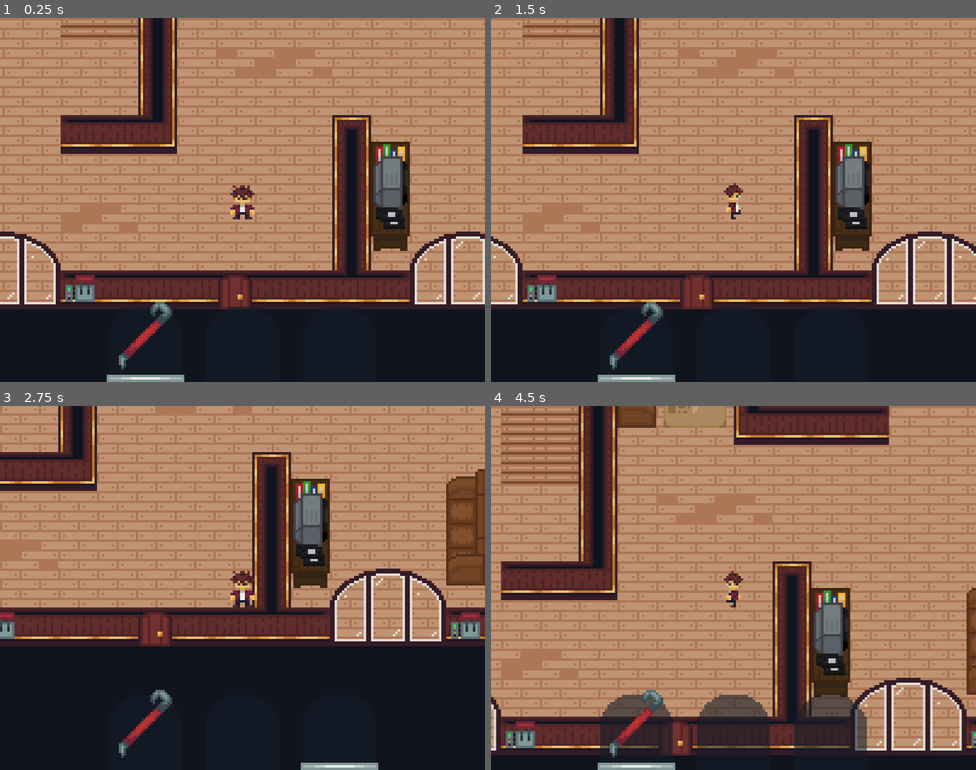
Above: before the commit, frames 1-4 (two rows, left to right).
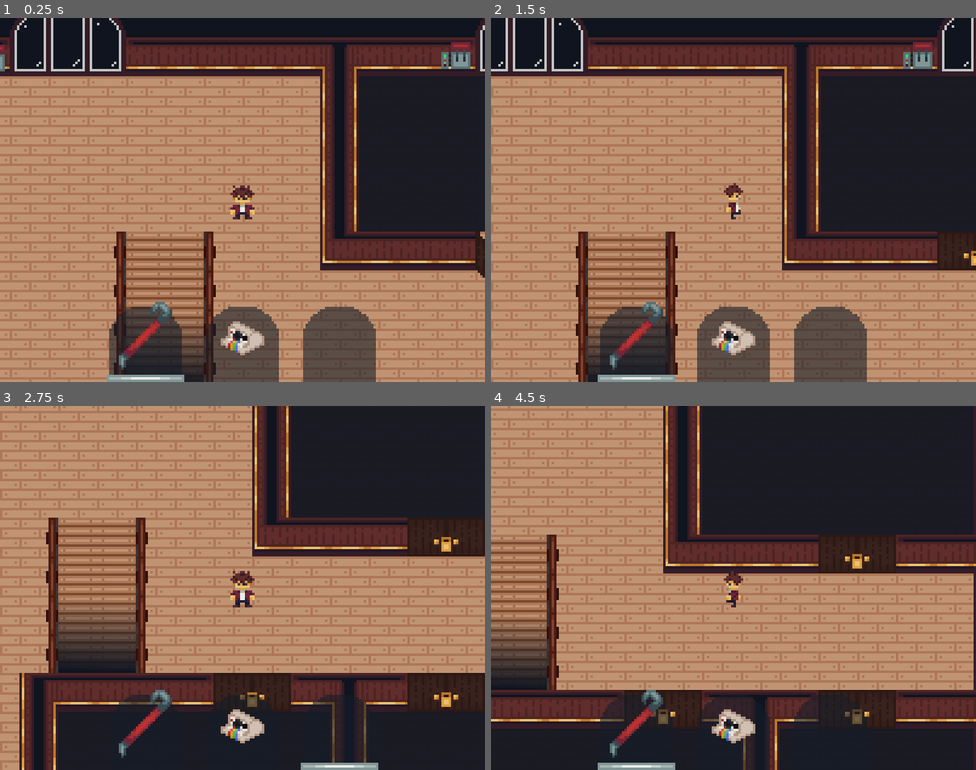
Above: after the commit, the same moments.

Repository: Portalyst/afraid-of-wolves
Game: Godot game, scene res://scenes/level.tscn
Two runs of this game, one before a commit and one after it. Both use one fixed random seed, a clock stepped at 60 frames per second and the inputs below.
Inputs (mouse positions are in pixels of both pictures, inside the frame that each line leads up to):
- Up to frame 1 (0.25 s): no input
- Up to frame 2 (1.5 s): click (636, 341) at 0.52 s; hold D (right) from 1.28 s (still down); tap 1 (1) at 1.35 s
- Up to frame 3 (2.75 s): tap 2 (2) at 1.55, 2.1 s; release D (right) at 2.03 s; hold S (down) from 2.03 s (still down); tap 3 (3) at 2.3 s
- Up to frame 4 (4.5 s): release S (down) at 2.78 s; hold D (right) 2.78-3.53 s; tap 3 (3) at 2.85 s; tap Space (use) at 3.05, 3.6 s; hold W (up) 3.53-4.28 s; tap 1 (1) at 3.8, 4.35 s; hold A (left) from 4.28 s (still down)

The runs differ from the first frame. In frame 1, 69% of the frame differs, in the area x 0-100%, y 0-100%; in frame 2, 72%; in frame 3, 71%; in frame 4, 79%.

Commit message:
small update
u can't see lenny in other rooms now
+ added some decorations

Diff:
--- a/scenes/double_door.tscn
+++ b/scenes/double_door.tscn
@@ -389,7 +389,7 @@
 
 [node name="AnimatedSprite2D" type="AnimatedSprite2D" parent="." unique_id=735103022]
 sprite_frames = SubResource("SpriteFrames_fmo56")
-animation = &"open_down_0"
+animation = &"close_down_0"
 
 [node name="CollisionShape2D" type="CollisionShape2D" parent="." unique_id=126597316]
 shape = SubResource("RectangleShape2D_s7c6u")
--- /dev/null
+++ b/scenes/flash.tscn
@@ -0,0 +1,21 @@
+[gd_scene format=3 uid="uid://d3xrxvwgvubrg"]
+
+[ext_resource type="Script" uid="uid://cn5qxv5oxsbhw" path="res://scripts/flash.gd" id="1_b55rt"]
+[ext_resource type="Texture2D" uid="uid://doyog766ocx38" path="res://sprites/tools/polaroid/flash.png" id="1_ywdqv"]
+
+[sub_resource type="RectangleShape2D" id="RectangleShape2D_g4v7s"]
+size = Vector2(48, 48)
+
+[node name="flash" type="Area2D" unique_id=1665155478]
+script = ExtResource("1_b55rt")
+
+[node name="CollisionShape2D" type="CollisionShape2D" parent="." unique_id=2066698712]
+shape = SubResource("RectangleShape2D_g4v7s")
+
+[node name="Flash" type="Sprite2D" parent="." unique_id=2089248521]
+position = Vector2(-5, -3)
+texture = ExtResource("1_ywdqv")
+centered = false
+
+[connection signal="body_entered" from="." to="." method="_on_body_entered"]
+[connection signal="body_exited" from="." to="." method="_on_body_exited"]
--- a/scenes/john.tscn
+++ b/scenes/john.tscn
@@ -5,6 +5,8 @@
 [ext_resource type="Texture2D" uid="uid://mf1rk7ora7q3" path="res://sprites/tools/shadow.png" id="3_af6mu"]
 [ext_resource type="Texture2D" uid="uid://cqbmvcpqua3ym" path="res://sprites/tools/select.png" id="4_oigdq"]
 [ext_resource type="Texture2D" uid="uid://l0ovxavdoymg" path="res://sprites/tools/crowbar/crowbar.png" id="5_fsnvj"]
+[ext_resource type="Texture2D" uid="uid://cb1j7wjhvkxgd" path="res://sprites/tools/polaroid/noflash.png" id="6_w7w2l"]
+[ext_resource type="Texture2D" uid="uid://b40f82b10rkkd" path="res://sprites/tools/polaroid/withflash.png" id="7_f28jw"]
 
 [sub_resource type="AtlasTexture" id="AtlasTexture_r0ebv"]
 atlas = ExtResource("1_uxisy")
@@ -165,7 +167,7 @@
 "duration": 1.0,
 "texture": SubResource("AtlasTexture_vyojm")
 }],
-"loop": true,
+"loop": 1,
 "name": &"fastrun_d",
 "speed": 5.0
 }, {
@@ -182,7 +184,7 @@
 "duration": 1.0,
 "texture": SubResource("AtlasTexture_jdx0j")
 }],
-"loop": true,
+"loop": 1,
 "name": &"fastrun_l",
 "speed": 5.0
 }, {
@@ -199,7 +201,7 @@
 "duration": 1.0,
 "texture": SubResource("AtlasTexture_ku0iy")
 }],
-"loop": true,
+"loop": 1,
 "name": &"fastrun_r",
 "speed": 5.0
 }, {
@@ -216,7 +218,7 @@
 "duration": 1.0,
 "texture": SubResource("AtlasTexture_t1645")
 }],
-"loop": true,
+"loop": 1,
 "name": &"fastrun_u",
 "speed": 5.0
 }, {
@@ -233,7 +235,7 @@
 "duration": 1.0,
 "texture": SubResource("AtlasTexture_fsnvj")
 }],
-"loop": true,
+"loop": 1,
 "name": &"idle",
 "speed": 5.0
 }, {
@@ -250,7 +252,7 @@
 "duration": 1.0,
 "texture": SubResource("AtlasTexture_5sr6c")
 }],
-"loop": true,
+"loop": 1,
 "name": &"run_d",
 "speed": 5.0
 }, {
@@ -267,7 +269,7 @@
 "duration": 1.0,
 "texture": SubResource("AtlasTexture_umru3")
 }],
-"loop": true,
+"loop": 1,
 "name": &"run_l",
 "speed": 5.0
 }, {
@@ -284,7 +286,7 @@
 "duration": 1.0,
 "texture": SubResource("AtlasTexture_xmxqb")
 }],
-"loop": true,
+"loop": 1,
 "name": &"run_r",
 "speed": 5.0
 }, {
@@ -301,7 +303,7 @@
 "duration": 1.0,
 "texture": SubResource("AtlasTexture_5361c")
 }],
-"loop": true,
+"loop": 1,
 "name": &"run_u",
 "speed": 5.0
 }]
@@ -309,6 +311,25 @@
 [sub_resource type="CapsuleShape2D" id="CapsuleShape2D_oigdq"]
 radius = 4.0
 height = 14.0
+
+[sub_resource type="SpriteFrames" id="SpriteFrames_g4v7s"]
+animations = [{
+"frames": [{
+"duration": 1.0,
+"texture": ExtResource("6_w7w2l")
+}],
+"loop": 1,
+"name": &"noflash",
+"speed": 5.0
+}, {
+"frames": [{
+"duration": 1.0,
+"texture": ExtResource("7_f28jw")
+}],
+"loop": 1,
+"name": &"withflash",
+"speed": 5.0
+}]
 
 [sub_resource type="RectangleShape2D" id="RectangleShape2D_oigdq"]
 size = Vector2(96, 88)
@@ -387,11 +408,18 @@
 position = Vector2(60, 131)
 texture = ExtResource("5_fsnvj")
 
+[node name="polaroid" type="AnimatedSprite2D" parent="CanvasLayer" unique_id=222401750]
+position = Vector2(100, 131)
+sprite_frames = SubResource("SpriteFrames_g4v7s")
+animation = &"noflash"
+
 [node name="Area2D" type="Area2D" parent="." unique_id=1439211020]
 
 [node name="CollisionShape2D" type="CollisionShape2D" parent="Area2D" unique_id=131498972]
 visible = false
 shape = SubResource("RectangleShape2D_oigdq")
 
+[connection signal="area_entered" from="Area2D" to="." method="_on_area_2d_area_entered"]
+[connection signal="area_exited" from="Area2D" to="." method="_on_area_2d_area_exited"]
 [connection signal="body_entered" from="Area2D" to="." method="_on_area_2d_body_entered"]
 [connection signal="body_exited" from="Area2D" to="." method="_on_area_2d_body_exited"]
--- a/scenes/level.tscn
+++ b/scenes/level.tscn
@@ -11,7 +11,10 @@
 [ext_resource type="PackedScene" uid="uid://uciqcptbhbwi" path="res://scenes/door.tscn" id="8_b121j"]
 [ext_resource type="PackedScene" uid="uid://b2j7gago6muaq" path="res://scenes/double_door.tscn" id="9_8c41q"]
 [ext_resource type="Texture2D" uid="uid://doxbbp27c6yew" path="res://sprites/enviroment/couch.png" id="9_olg7q"]
+[ext_resource type="Texture2D" uid="uid://cuexif142ovl3" path="res://sprites/enviroment/stairs_shadow.png" id="11_fpun6"]
 [ext_resource type="PackedScene" uid="uid://c0oe4ly76o5h2" path="res://scenes/shadow.tscn" id="12_8iemx"]
+[ext_resource type="PackedScene" uid="uid://d3xrxvwgvubrg" path="res://scenes/flash.tscn" id="13_64w2a"]
+[ext_resource type="Texture2D" uid="uid://bnhv8mvcj5pt" path="res://sprites/enviroment/railing.png" id="15_wc255"]
 
 [sub_resource type="NavigationPolygon" id="NavigationPolygon_8iemx"]
 
@@ -241,8 +244,14 @@
 [sub_resource type="RectangleShape2D" id="RectangleShape2D_arp2o"]
 size = Vector2(16, 57)
 
+[sub_resource type="RectangleShape2D" id="RectangleShape2D_5s0fj"]
+size = Vector2(5, 64)
+
+[sub_resource type="RectangleShape2D" id="RectangleShape2D_33x8s"]
+size = Vector2(5, 64)
+
 [sub_resource type="RectangleShape2D" id="RectangleShape2D_olg7q"]
-size = Vector2(26, 11)
+size = Vector2(26, 4)
 
 [sub_resource type="RectangleShape2D" id="RectangleShape2D_t1rx8"]
 size = Vector2(28, 16)
@@ -254,22 +263,16 @@
 size = Vector2(465, 448)
 
 [sub_resource type="RectangleShape2D" id="RectangleShape2D_wgxnn"]
-size = Vector2(80, 96)
-
-[sub_resource type="RectangleShape2D" id="RectangleShape2D_avnxn"]
-size = Vector2(48, 16)
-
-[sub_resource type="RectangleShape2D" id="RectangleShape2D_11l65"]
-size = Vector2(32, 16)
+size = Vector2(80, 192)
 
 [sub_resource type="RectangleShape2D" id="RectangleShape2D_yf5fn"]
 size = Vector2(272, 48)
 
 [sub_resource type="RectangleShape2D" id="RectangleShape2D_57qmd"]
-size = Vector2(144, 80)
+size = Vector2(144, 161)
 
 [sub_resource type="RectangleShape2D" id="RectangleShape2D_d0u6y"]
-size = Vector2(48, 112)
+size = Vector2(137, 112)
 
 [sub_resource type="RectangleShape2D" id="RectangleShape2D_3gngh"]
 size = Vector2(32, 22)
@@ -284,22 +287,16 @@
 size = Vector2(32, 22)
 
 [sub_resource type="RectangleShape2D" id="RectangleShape2D_g4v7s"]
-size = Vector2(112, 96)
-
-[sub_resource type="RectangleShape2D" id="RectangleShape2D_5s0fj"]
-size = Vector2(48, 16)
-
-[sub_resource type="RectangleShape2D" id="RectangleShape2D_33x8s"]
-size = Vector2(16, 32)
-
-[sub_resource type="RectangleShape2D" id="RectangleShape2D_2j2di"]
-size = Vector2(32, 16)
+size = Vector2(128, 192)
 
 [sub_resource type="RectangleShape2D" id="RectangleShape2D_qssos"]
-size = Vector2(112, 64)
-
-[sub_resource type="RectangleShape2D" id="RectangleShape2D_4dgpn"]
-size = Vector2(32, 16)
+size = Vector2(112, 161)
+
+[sub_resource type="RectangleShape2D" id="RectangleShape2D_mfxj0"]
+size = Vector2(96, 216.5)
+
+[sub_resource type="ConvexPolygonShape2D" id="ConvexPolygonShape2D_yf5fn"]
+points = PackedVector2Array(-55, -64, 9, -64, 9, -9)
 
 [node name="level" type="Node2D" unique_id=1025674173]
 script = ExtResource("1_2q6dc")
@@ -324,8 +321,27 @@
 texture = ExtResource("5_64w2a")
 flip_h = true
 
+[node name="StairsShadow2" type="Sprite2D" parent="enviroment" unique_id=2094247078]
+position = Vector2(80, -64)
+texture = ExtResource("11_fpun6")
+
+[node name="Railing" type="Sprite2D" parent="enviroment" unique_id=530032969]
+position = Vector2(795, -112)
+texture = ExtResource("15_wc255")
+centered = false
+
+[node name="Railing2" type="Sprite2D" parent="enviroment" unique_id=172657173]
+position = Vector2(832, -112)
+texture = ExtResource("15_wc255")
+centered = false
+flip_h = true
+
 [node name="John" parent="." unique_id=1620480787 instance=ExtResource("4_mx8sn")]
-position = Vector2(139, 19)
+position = Vector2(848, -125)
+
+[node name="StairsShadow" type="Sprite2D" parent="." unique_id=1792836201]
+position = Vector2(816, -64)
+texture = ExtResource("11_fpun6")
 
 [node name="level_trash" type="Node2D" parent="." unique_id=2018212692]
 
@@ -427,10 +443,18 @@
 position = Vector2(264, 19.5)
 shape = SubResource("RectangleShape2D_arp2o")
 
+[node name="CollisionShape2D6" type="CollisionShape2D" parent="random_collisions" unique_id=1465962792]
+position = Vector2(797.5, -80)
+shape = SubResource("RectangleShape2D_5s0fj")
+
+[node name="CollisionShape2D8" type="CollisionShape2D" parent="random_collisions" unique_id=441441695]
+position = Vector2(834.5, -80)
+shape = SubResource("RectangleShape2D_33x8s")
+
 [node name="trigger_down" type="Area2D" parent="." unique_id=850285278]
 
 [node name="CollisionShape2D" type="CollisionShape2D" parent="trigger_down" unique_id=2034867030]
-position = Vector2(816, -90.5)
+position = Vector2(816, -50)
 shape = SubResource("RectangleShape2D_olg7q")
 
 [node name="trigger_up" type="Area2D" parent="." unique_id=2033260489]
@@ -461,6 +485,36 @@
 rotation = 3.1415925
 inverted = true
 
+[node name="Sprite0008" type="Sprite2D" parent="leveltrashfloor2" unique_id=1022398498]
+modulate = Color(1, 1, 1, 0.9137255)
+position = Vector2(656.5, 8.5)
+scale = Vector2(9.937502, 3.0625)
+texture = ExtResource("7_b121j")
+
+[node name="Sprite0009" type="Sprite2D" parent="leveltrashfloor2" unique_id=1318028582]
+modulate = Color(1, 1, 1, 0.9137255)
+position = Vector2(776.00006, -235)
+scale = Vector2(3.0000005, 7.3749995)
+texture = ExtResource("7_b121j")
+
+[node name="Sprite0010" type="Sprite2D" parent="leveltrashfloor2" unique_id=394711065]
+modulate = Color(1, 1, 1, 0.9137255)
+position = Vector2(968, -235.00002)
+scale = Vector2(3.0000005, 7.3749995)
+texture = ExtResource("7_b121j")
+
+[node name="Sprite0011" type="Sprite2D" parent="leveltrashfloor2" unique_id=1430895692]
+modulate = Color(1, 1, 1, 0.9137255)
+position = Vector2(968.00006, 138.99998)
+scale = Vector2(3.0000005, 7.3749995)
+texture = ExtResource("7_b121j")
+
+[node name="Sprite0012" type="Sprite2D" parent="leveltrashfloor2" unique_id=794083619]
+modulate = Color(1, 1, 1, 0.9137255)
+position = Vector2(872.00006, 138.99998)
+scale = Vector2(3.0000005, 7.3749995)
+texture = ExtResource("7_b121j")
+
 [node name="window" parent="leveltrashfloor2" unique_id=136303137 instance=ExtResource("3_w8frs")]
 position = Vector2(776, -184)
 type = 1
@@ -546,17 +600,14 @@
 shape = SubResource("RectangleShape2D_64w2a")
 
 [node name="shadows" type="Node2D" parent="." unique_id=844534344]
+visible = false
 
 [node name="room2shadow" parent="shadows" unique_id=120162807 instance=ExtResource("12_8iemx")]
 position = Vector2(960, 12)
 
 [node name="CollisionShape2D" type="CollisionShape2D" parent="shadows/room2shadow" unique_id=1871264682]
-position = Vector2(8, 4)
+position = Vector2(8, 36)
 shape = SubResource("RectangleShape2D_wgxnn")
-
-[node name="CollisionShape2D2" type="CollisionShape2D" parent="shadows/room2shadow" unique_id=769790974]
-position = Vector2(8, 60)
-shape = SubResource("RectangleShape2D_avnxn")
 
 [node name="Sprite0003" type="Sprite2D" parent="shadows/room2shadow" unique_id=769286717]
 position = Vector2(8, 4)
@@ -568,10 +619,6 @@
 scale = Vector2(3.0000007, 0.99999994)
 texture = ExtResource("7_b121j")
 
-[node name="CollisionShape2D3" type="CollisionShape2D" parent="shadows/room2shadow" unique_id=1363643691]
-position = Vector2(0, -52)
-shape = SubResource("RectangleShape2D_11l65")
-
 [node name="mainshadow" parent="shadows" unique_id=847102229 instance=ExtResource("12_8iemx")]
 position = Vector2(854, -78)
 
@@ -580,11 +627,11 @@
 shape = SubResource("RectangleShape2D_yf5fn")
 
 [node name="CollisionShape2D2" type="CollisionShape2D" parent="shadows/mainshadow" unique_id=587583327]
-position = Vector2(-46, -58)
+position = Vector2(-46, -98.5)
 shape = SubResource("RectangleShape2D_57qmd")
 
 [node name="CollisionShape2D3" type="CollisionShape2D" parent="shadows/mainshadow" unique_id=1580729015]
-position = Vector2(-94, 86)
+position = Vector2(-138.5, 86)
 shape = SubResource("RectangleShape2D_d0u6y")
 
 [node name="CollisionShape2D4" type="CollisionShape2D" parent="shadows/mainshadow" unique_id=43564367]
@@ -614,8 +661,8 @@
 texture = ExtResource("7_b121j")
 
 [node name="Sprite0005" type="Sprite2D" parent="shadows/mainshadow" unique_id=997063491]
-position = Vector2(-93.99997, 86)
-scale = Vector2(2.9999962, 7.0000005)
+position = Vector2(-93.99999, 86)
+scale = Vector2(2.999999, 7.0000005)
 texture = ExtResource("7_b121j")
 
 [node name="Sprite0006" type="Sprite2D" parent="shadows/mainshadow" unique_id=938294010]
@@ -627,20 +674,8 @@
 position = Vector2(858, 9)
 
 [node name="CollisionShape2D" type="CollisionShape2D" parent="shadows/room1shadow" unique_id=442717619]
-position = Vector2(-2, 7)
+position = Vector2(-10, 39)
 shape = SubResource("RectangleShape2D_g4v7s")
-
-[node name="CollisionShape2D2" type="CollisionShape2D" parent="shadows/room1shadow" unique_id=1201107065]
-position = Vector2(14, 63)
-shape = SubResource("RectangleShape2D_5s0fj")
-
-[node name="CollisionShape2D3" type="CollisionShape2D" parent="shadows/room1shadow" unique_id=693246414]
-position = Vector2(-66, 23)
-shape = SubResource("RectangleShape2D_33x8s")
-
-[node name="CollisionShape2D4" type="CollisionShape2D" parent="shadows/room1shadow" unique_id=1151206144]
-position = Vector2(22, -49)
-shape = SubResource("RectangleShape2D_2j2di")
 
 [node name="Sprite0003" type="Sprite2D" parent="shadows/room1shadow" unique_id=132496661]
 position = Vector2(-2, 7)
@@ -661,7 +696,7 @@
 position = Vector2(960, -140)
 
 [node name="CollisionShape2D" type="CollisionShape2D" parent="shadows/room3shadow" unique_id=192323141]
-position = Vector2(-8, -4)
+position = Vector2(-8, -36.5)
 shape = SubResource("RectangleShape2D_qssos")
 
 [node name="Sprite0004" type="Sprite2D" parent="shadows/room3shadow" unique_id=2025756380]
@@ -669,9 +704,29 @@
 scale = Vector2(7, 4)
 texture = ExtResource("7_b121j")
 
-[node name="CollisionShape2D2" type="CollisionShape2D" parent="shadows/room3shadow" unique_id=1728566035]
-position = Vector2(0, 36)
-shape = SubResource("RectangleShape2D_4dgpn")
+[node name="shadow" parent="shadows" unique_id=779952447 instance=ExtResource("12_8iemx")]
+position = Vector2(242, 1)
+
+[node name="CollisionShape2D" type="CollisionShape2D" parent="shadows/shadow" unique_id=681805065]
+position = Vector2(-18, 11.75)
+shape = SubResource("RectangleShape2D_mfxj0")
+
+[node name="CollisionShape2D2" type="CollisionShape2D" parent="shadows/shadow" unique_id=2008267277]
+position = Vector2(-75, -8)
+shape = SubResource("ConvexPolygonShape2D_yf5fn")
+
+[node name="Sprite0003" type="Sprite2D" parent="shadows/shadow" unique_id=315491507]
+position = Vector2(-10.500002, 15)
+scale = Vector2(5.0625, 4)
+texture = ExtResource("7_b121j")
+
+[node name="Sprite0004" type="Sprite2D" parent="shadows/shadow" unique_id=438013322]
+position = Vector2(-10, 55)
+scale = Vector2(3, 1)
+texture = ExtResource("7_b121j")
+
+[node name="flash" parent="." unique_id=1665155478 instance=ExtResource("13_64w2a")]
+position = Vector2(831, 56)
 
 [connection signal="body_entered" from="trigger_down" to="." method="_on_trigger_down_body_entered"]
 [connection signal="body_entered" from="trigger_up" to="." method="_on_trigger_up_body_entered"]
--- a/scripts/double_door.gd
+++ b/scripts/double_door.gd
@@ -24,23 +24,23 @@
 		$CollisionShape2D.queue_free()
 
 func _on_down_trigger_body_entered(body: Node2D) -> void:
-	if body.has_meta("player"):
+	if body.has_meta("player") or body.has_meta("wolf"):
 		$AnimatedSprite2D.play("open_up_"+type)
 		$up_trigger.monitoring = false
 
 func _on_down_trigger_body_exited(body: Node2D) -> void:
-	if body.has_meta("player"):
-			$AnimatedSprite2D.play("close_up_"+type)
-			await $AnimatedSprite2D.animation_finished
-			$up_trigger.monitoring = true
+	if body.has_meta("player") or body.has_meta("wolf"):
+		$AnimatedSprite2D.play("close_up_"+type)
+		await $AnimatedSprite2D.animation_finished
+		$up_trigger.monitoring = true
 
 func _on_up_trigger_body_entered(body: Node2D) -> void:
-	if body.has_meta("player"):
+	if body.has_meta("player") or body.has_meta("wolf"):
 		$AnimatedSprite2D.play("open_down_"+type)
 		$down_trigger.monitoring = false
 
 func _on_up_trigger_body_exited(body: Node2D) -> void:
-	if body.has_meta("player"):
+	if body.has_meta("player") or body.has_meta("wolf"):
 		$AnimatedSprite2D.play("close_down_"+type)
 		await $AnimatedSprite2D.animation_finished
 		$down_trigger.monitoring = true
--- /dev/null
+++ b/scripts/flash.gd
@@ -0,0 +1,18 @@
+extends Area2D
+
+signal take_flash
+
+func _ready() -> void:
+	set_meta("flash", 1)
+
+func pick_up(selected: Array):
+	take_flash.emit()
+	queue_free()
+
+func _on_body_entered(body: Node2D) -> void:
+	if body.has_meta("player"):
+		body.use.connect(pick_up)
+
+func _on_body_exited(body: Node2D) -> void:
+	if body.has_meta("player"):
+		body.use.disconnect(pick_up)
--- a/scripts/global.gd
+++ b/scripts/global.gd
@@ -11,7 +11,7 @@
 	var window2 : Vector2 = $/root/level/Markers/WindowMarker2.position
 	var window3 : Vector2 = $/root/level/Markers/WindowMarker3.position
 	var window4 : Vector2 = $/root/level/Markers/WindowMarker4.position
-	var window5 : Vector2 = $/root/level/Markers/WindowMarker5.position
+	var window5 : Vector2 = $/root/level/Markers/WindowMarker5.position #floor two window number 1
 	var window6 : Vector2 = $/root/level/Markers/WindowMarker6.position
 	var window7 : Vector2 = $/root/level/Markers/WindowMarker7.position
 	var window8 : Vector2 = $/root/level/Markers/WindowMarker8.position
--- a/scripts/john.gd
+++ b/scripts/john.gd
@@ -3,6 +3,8 @@
 var speed : int = 60
 
 var selected : Array = [1, 0, 0]
+
+var has_flash : bool = false
 
 signal use
 
@@ -55,9 +57,12 @@
 		$AnimatedSprite2D.play("idle")
 	move_and_slide()
 
-
 func dead():
 	pass
+
+func take_flash():
+	has_flash = true
+	$CanvasLayer/polaroid.play("withflash")
 
 func _on_area_2d_body_entered(body: Node2D) -> void:
 	if body.has_meta("wolf"):
@@ -66,3 +71,11 @@
 func _on_area_2d_body_exited(body: Node2D) -> void:
 	if body.has_meta("wolf"):
 		body.bite.disconnect(dead)
+
+func _on_area_2d_area_entered(area: Area2D) -> void:
+	if area.has_meta("flash"):
+		area.take_flash.connect(take_flash)
+
+func _on_area_2d_area_exited(area: Area2D) -> void:
+	if area.has_meta("flash"):
+		area.take_flash.disconnect(take_flash)
--- a/scripts/lenny.gd
+++ b/scripts/lenny.gd
@@ -17,7 +17,7 @@
 
 func spawn():
 	super.spawn()
-	numb = randi_range(0, 9)
+	numb = randi_range(5, 9)
 	position = global.windows[numb]
 	if numb in [0, 5]:
 		$AnimatedSprite2D.play("right")
--- a/scripts/level.gd
+++ b/scripts/level.gd
@@ -3,7 +3,7 @@
 
 # Called when the node enters the scene tree for the first time.
 func _ready() -> void:
-	pass # Replace with function body.
+	$shadows.show()
 
 
 # Called every frame. 'delta' is the elapsed time since the previous frame.
@@ -11,10 +11,15 @@
 	pass
 
 func _on_trigger_up_body_entered(body: Node2D) -> void:
-	body.position += Vector2(736, 0)
+	if body.has_meta("player"):
+		body.position += Vector2(736, 0)
+		$shadows/mainshadow.modulate.a8 = 0
+	if body.has_meta("wolf"):
+		body.position += Vector2(736, 0)
 
 func _on_trigger_down_body_entered(body: Node2D) -> void:
-	body.position -= Vector2(736, 0)
+	if body.has_meta("player") or body.has_meta("wolf"):
+		body.position -= Vector2(736, 0)
 
 func _on_on_floor_1_body_entered(body: Node2D) -> void:
 	if body.has_meta("player"):
--- a/scripts/leveler.gd
+++ b/scripts/leveler.gd
@@ -19,7 +19,7 @@
 	pass
 
 func use(selected: Array):
-	if active == false:
+	if active == false and selected[1] != 1:
 		$LightTimer.start()
 		$LightEndTimer.start()
 		$leveler.play("down")
--- a/scripts/shadow.gd
+++ b/scripts/shadow.gd
@@ -2,6 +2,8 @@
 
 enum State {START, HIDE, SHOW}
 var state := State.START
+
+var wolf
 
 func _process(delta: float) -> void:
 	match state:
@@ -10,14 +12,24 @@
 		State.HIDE:
 			if self.modulate.a8 != 0:
 				self.modulate.a8 -= 20
+				if wolf:
+					wolf.modulate.a8 += 20
 		State.SHOW:
 			if self.modulate.a8 != 240:
 				self.modulate.a8 += 20
+				if wolf:
+					wolf.modulate.a8 -= 20
 
 func _on_body_entered(body: Node2D) -> void:
 	if body.has_meta("player"):
 		state = State.HIDE
+	if body.has_meta("wolf"):
+		wolf = body
+		wolf.modulate.a8 = self.modulate.a8 - 240
+		wolf.modulate.a8 = wolf.modulate.a8*-1
 
 func _on_body_exited(body: Node2D) -> void:
 	if body.has_meta("player"):
 		state = State.SHOW
+	if body.has_meta("wolf"):
+		wolf = null
--- a/scripts/wolf_base.gd
+++ b/scripts/wolf_base.gd
@@ -23,6 +23,7 @@
 func _physics_process(delta: float) -> void:
 	match state:
 		State.AGGRESIVE:
+			modulate.a8 = 255
 			$NavigationAgent2D.target_position = target.position
 			if global.wolf_on_floor != global.player_on_floor:
 				if global.wolf_on_floor == 1:
Not shown, added: scripts/flash.gd.uid
Binary file added: sprites/enviroment/railing.png
Not shown, added: sprites/enviroment/railing.png.import
Binary file added: sprites/enviroment/stairs_shadow.png
Not shown, added: sprites/enviroment/stairs_shadow.png.import
Binary file changed: sprites/tilemap.png
Binary file added: sprites/tools/polaroid/flash.png
Not shown, added: sprites/tools/polaroid/flash.png.import
Binary file added: sprites/tools/polaroid/highlight.png
Not shown, added: sprites/tools/polaroid/highlight.png.import
Binary file added: sprites/tools/polaroid/noflash.png
Not shown, added: sprites/tools/polaroid/noflash.png.import
(and 2 more such lines)
